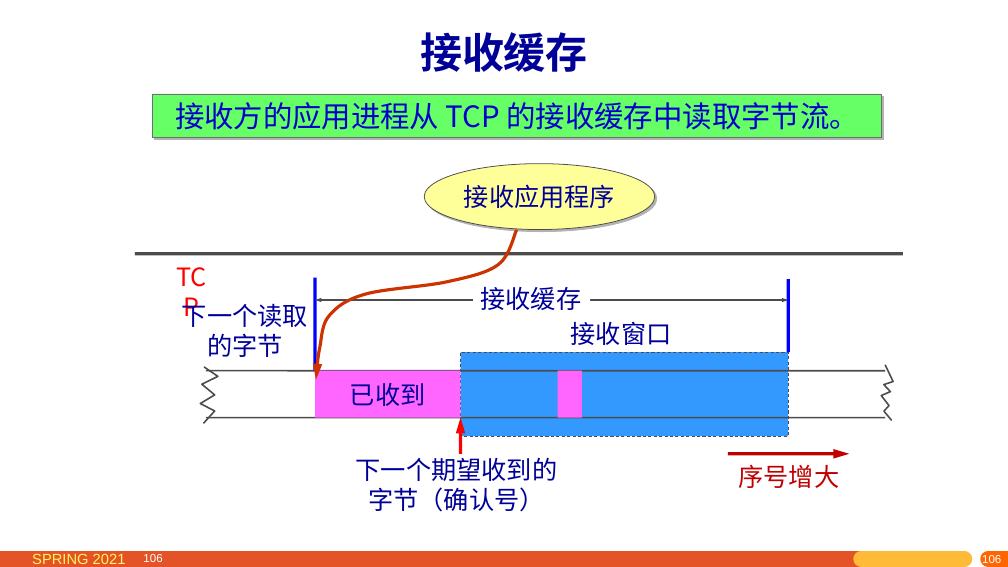
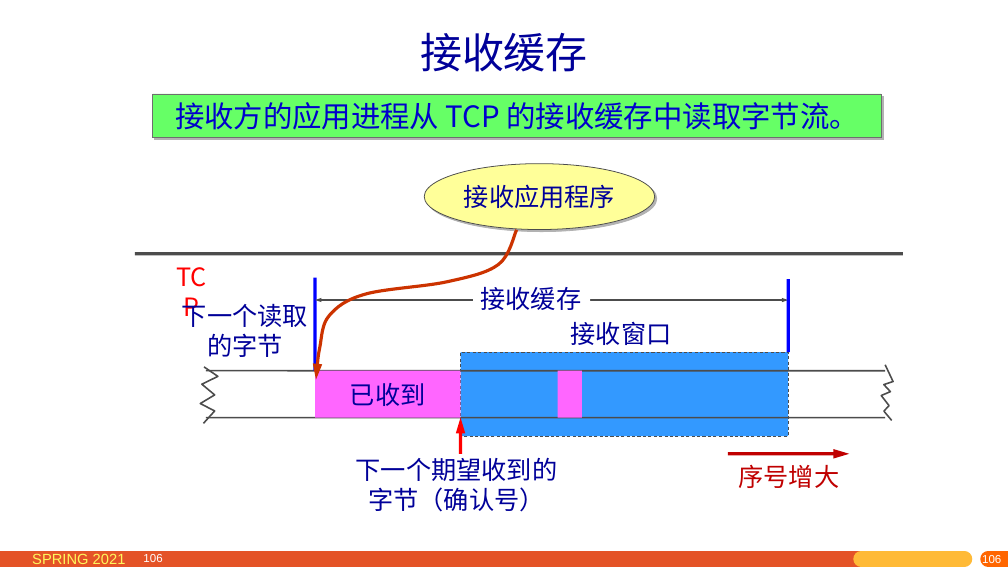
Before and after one commit to network-whu/2021, a slide deck: slide 106 of slides/instruction/05.pptx. Drawn at 1008x567 pixels with LibreOffice and Linux fonts; fonts in the diff are those of the drawing. Boxes give left, top, right and bottom in pixels: in the first picture for what was removed or moved away, otherwise in the second. Text is boxed around its words. In the diff, an @@ line names an element or a change of style, - is before the commit and + after.

```diff
--- a/slides/instruction/05.pptx
+++ b/slides/instruction/05.pptx
@@ title "接收缓存" at (420, 32, 588, 72): bold off @@
```
Also in this commit, not shown: 5 other slides changed.
